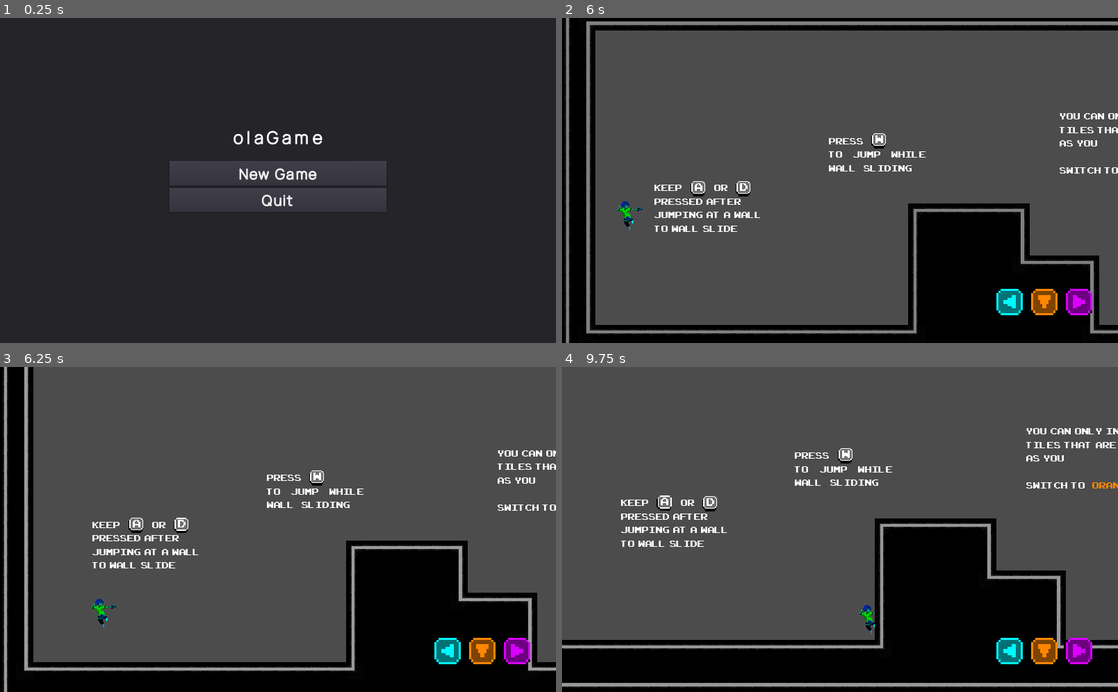
Above: before the commit, frames 1-4 (two rows, left to right).
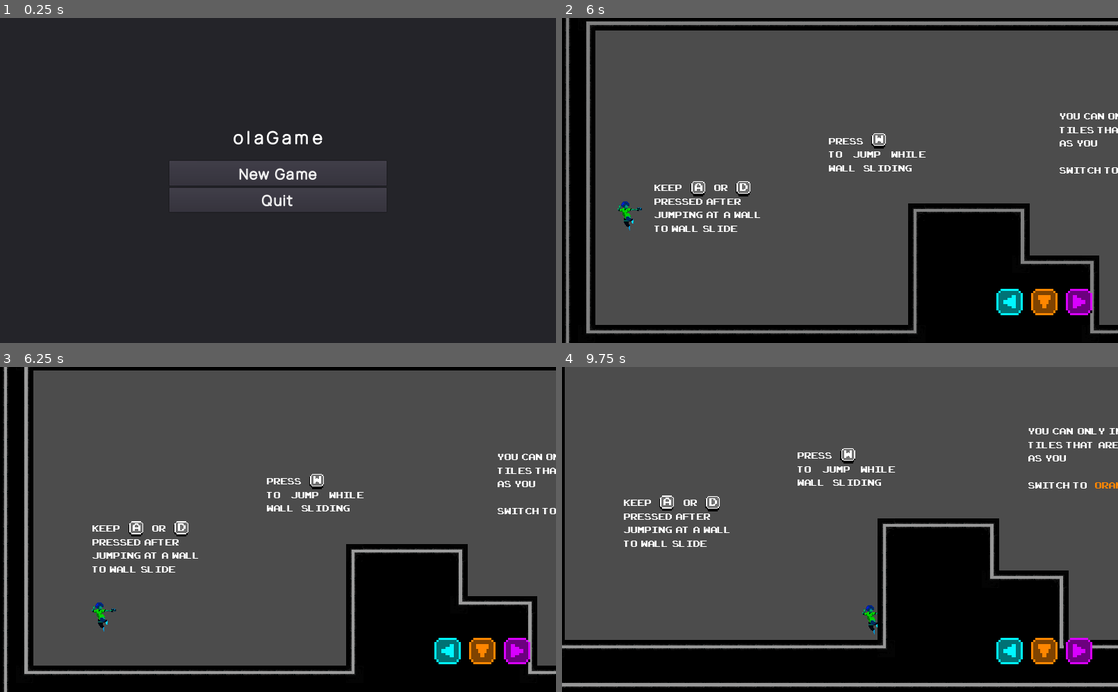
Above: after the commit, the same moments.

Repository: ivancdlarrain/olaGames
Game: Godot game, scene res://scenes/menus/Main_menu.tscn
The game is run twice, just before and just after one commit, with the same random seed, the same clock (stepped at 60 frames per second) and the same inputs.
Inputs:
- Up to frame 1 (0.25 s): no input
- Up to frame 2 (6 s): click "New Game" at 0.5 s; hold Space (special) 1.28-2.03 s; hold D (WASD_right) 1.28-2.78 s; tap W (WASD_up) at 1.52, 2.27, 3.77, 4.52, 5.27 s; tap Space (special) at 2.1, 3.6, 5.1 s; hold A (WASD_left) 2.78-3.53 s; hold Space (special) 2.78-3.53 s; hold D (WASD_right) 3.53-5.03 s; hold Space (special) 4.28-5.03 s; tap Enter at 5, 5.75 s; hold A (WASD_left) 5.03-5.78 s; hold D (WASD_right) from 5.78 s (still down); hold Space (special) from 5.78 s (still down)
- Up to frame 3 (6.25 s): keep holding D (WASD_right); keep holding Space (special)
- Up to frame 4 (9.75 s): tap Enter every 0.75 s from 6.5 to 8.75 s; release D (WASD_right) at 6.53 s; release Space (special) at 6.53 s; hold A (WASD_left) 6.53-8.03 s; tap Space (special) at 6.6, 8.1, 9.6 s; tap W (WASD_up) at 6.77, 7.52, 8.27 s; hold Space (special) 7.28-8.03 s; hold D (WASD_right) from 8.03 s (still down); hold Space (special) 8.78-9.53 s

Frames 1-2 are identical in both runs. In frame 3, 6.5% of the frame differs, in the area x 0-100%, y 0-100%; in frame 4, 3.9%.

Commit message:
removed unused scripts

Diff:
--- a/scenes/Tutorials/Tutorial 1.tscn
+++ b/scenes/Tutorials/Tutorial 1.tscn
@@ -136,5 +136,6 @@
 [node name="Camera2D" type="Camera2D" parent="."]
 position = Vector2( 499.76, 157.517 )
 current = true
+process_mode = 0
 
 [node name="CanvasLayer" parent="." instance=ExtResource( 9 )]
--- a/scenes/Tutorials/Tutorial 2.tscn
+++ b/scenes/Tutorials/Tutorial 2.tscn
@@ -204,6 +204,7 @@
 [node name="Camera2D" type="Camera2D" parent="Player"]
 position = Vector2( 0, -79.6482 )
 current = true
+process_mode = 0
 limit_left = 15
 limit_top = -43
 limit_right = 6100
--- a/scenes/demo1.tscn
+++ b/scenes/demo1.tscn
@@ -47,6 +47,7 @@
 [node name="Camera2D2" parent="KinematicBody2D" instance=ExtResource( 8 )]
 position = Vector2( 0, -79.648 )
 current = true
+process_mode = 0
 limit_top = -180
 limit_bottom = 715
 
--- a/scripts/levels scripts/Tutorial2 scripts/WallJump Instruction.gd
+++ /dev/null
@@ -1,15 +0,0 @@
-extends Node2D
-
-
-var done = false
-
-func _ready():
-	modulate.a = 0
-
-
-
-func _on_Area2D_body_entered(body):
-	if !done:
-		$Tween.interpolate_property(self, "modulate:a", 0, 1, 1.0 , Tween.TRANS_SINE, Tween.EASE_IN)
-		$Tween.start()
-		done = true
--- a/scripts/levels scripts/Tutorial2 scripts/up.gd
+++ /dev/null
@@ -1,17 +0,0 @@
-extends Sprite
-
-
-var done = false
-
-func _ready():
-	modulate.a = 0
-
-
-
-
-
-func _on_Area2D_body_entered(body):
-	if !done:
-		$Tween2.interpolate_property(self, "modulate:a", 0, 255, 2.0, Tween.TRANS_SINE, Tween.EASE_IN)
-		$Tween2.start()
-		done = true
Not shown: 1 places in scenes/Tutorials/Tutorial 2.tscn that only renumber resources
